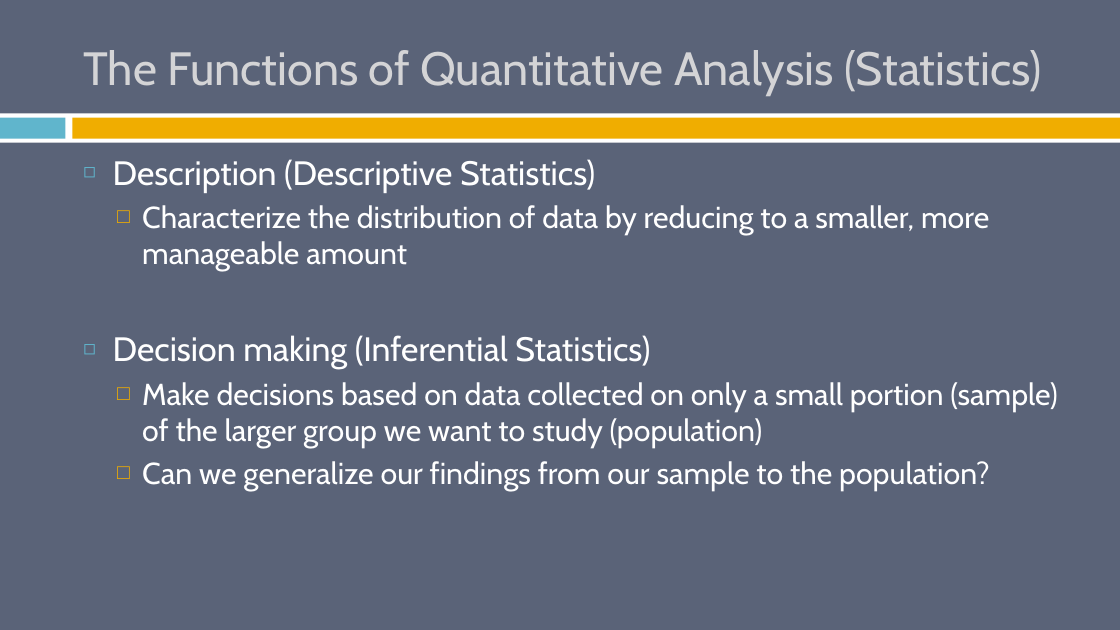
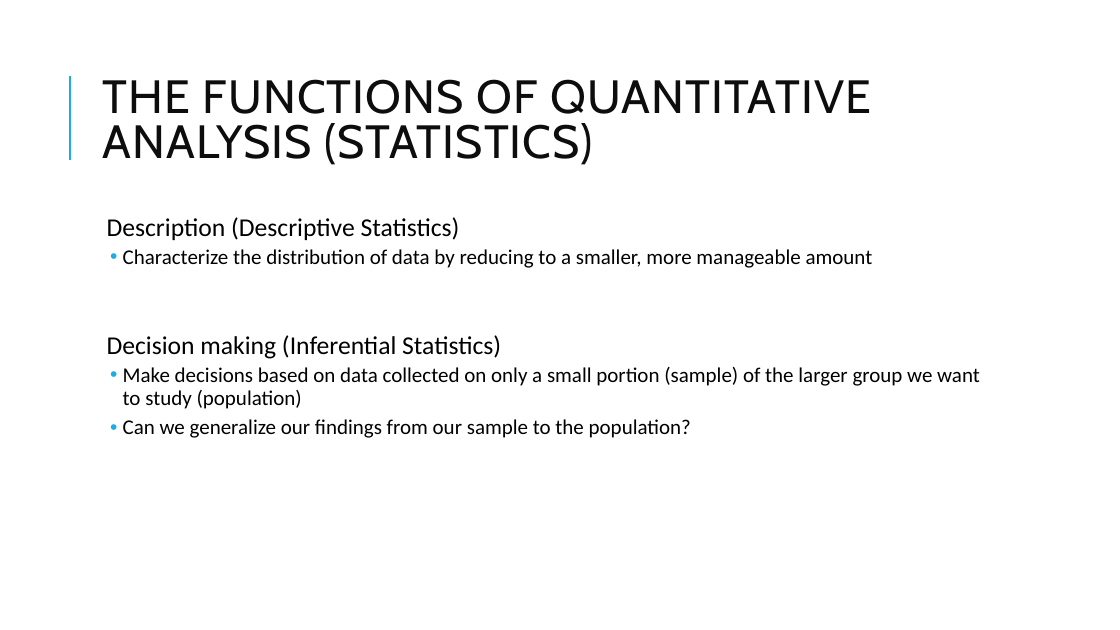
Before and after one commit to burrelvannjr/gradstats_sdsu, a slide deck: slide 27 of ppts/1_intro.pptx. Drawn at 1120x630 pixels with LibreOffice and Linux fonts; fonts in the diff are those of the drawing. Boxes give left, top, right and bottom in pixels: in the first picture for what was removed or moved away, otherwise in the second. Text is boxed around its words. In the diff, an @@ line names an element or a change of style, - is before the commit and + after.

```diff
--- a/ppts/1_intro.pptx
+++ b/ppts/1_intro.pptx
@@ background #5A6378 to #FFFFFF @@
@@ line added from (70, 160) to (70, 76), #1CADE4 1.5 pt @@
@@ title at (x1=102, y1=79, x2=872, y2=165): text changed; text colour #D4D4D6 to #0D0D0D @@
-The Functions of Quantitative Analysis (Statistics)
+THE FUNCTIONS OF QUANTITATIVE ANALYSIS (STATISTICS)
@@ rectangle removed at (x1=0, y1=113, x2=1120, y2=143) @@
@@ rectangle removed at (x1=0, y1=118, x2=66, y2=139) @@
@@ rectangle removed at (x1=72, y1=118, x2=1120, y2=139) @@
@@ text "Description (Descriptive Statistics)" moved from (x1=113, y1=159, x2=1058, y2=491) to (x1=107, y1=217, x2=980, y2=438) @@
@@ text "Description (Descriptive Statistics)" at (x1=107, y1=217, x2=980, y2=438): size 29 to 22 pt in "Description (Descriptive Statistics)", "Decision making (Inferential Statistics)"; font Cabin to Calibri, text colour #FFFFFF to #000000; size 26 to 18 pt in "Characterize the distribution of data by reducing ...", "Make decisions based on data collected on ...", "Can we generalize our findings from our ..."; bullet ◻ to  ; line spacing 1 to 0.9; more space between paragraphs; bullet colour #60B5CC to #1CADE4; bullet □ to •; bullet colour #F0AD00 to #1CADE4 @@
```
Also in this commit, not shown: 31 other slides changed, 1 other file.
